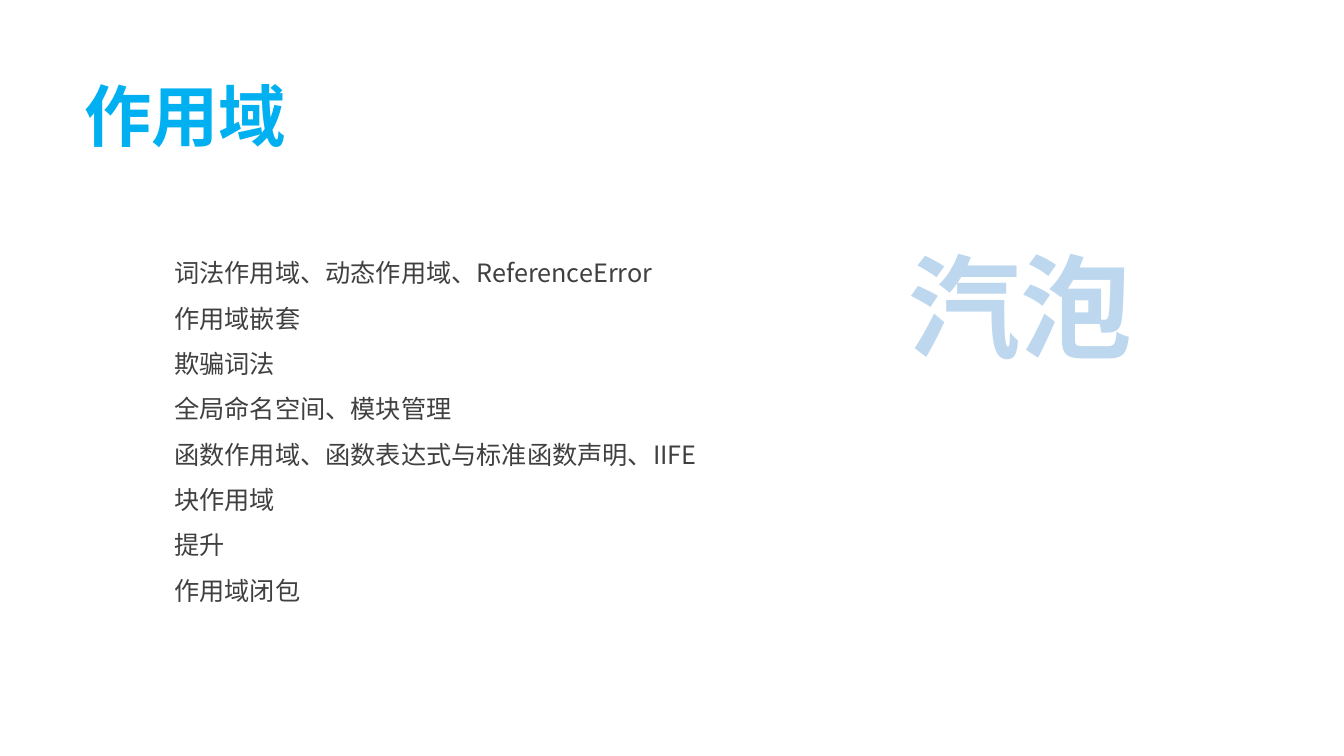
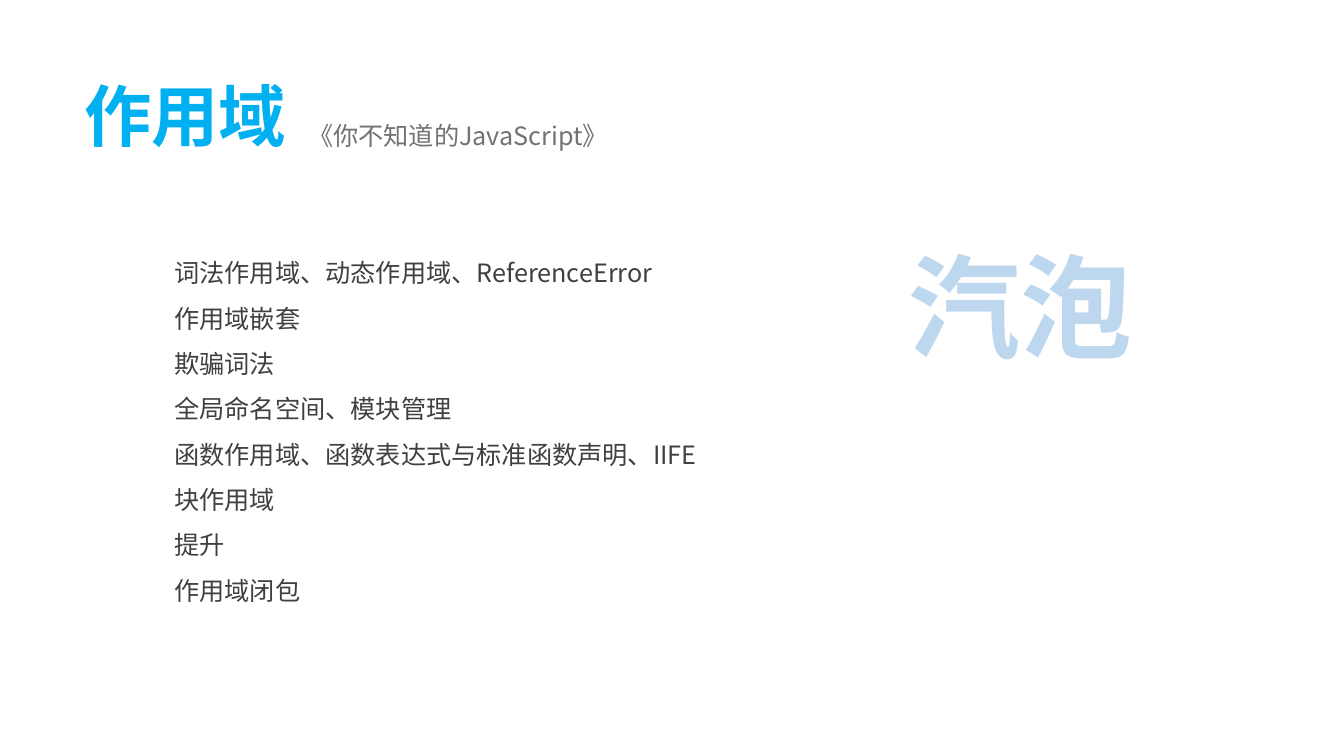
Before and after one commit to tecshuttle/interview, a slide deck: slide 2 of 2 前端/《你不知道的JavaScript》.pptx (slide 1 before the commit). Drawn at 1344x756 pixels with LibreOffice and Linux fonts; fonts in the diff are those of the drawing. Boxes give left, top, right and bottom in pixels: in the first picture for what was removed or moved away, otherwise in the second. Text is boxed around its words. In the diff, an @@ line names an element or a change of style, - is before the commit and + after.

```diff
--- a/2 前端/《你不知道的JavaScript》.pptx
+++ b/2 前端/《你不知道的JavaScript》.pptx
@@ text added at (308,124,608,151), 18 pt, text #767171 @@
+《你不知道的JavaScript》
```
Also in this commit, not shown: 10 slides added, 2 other files.
